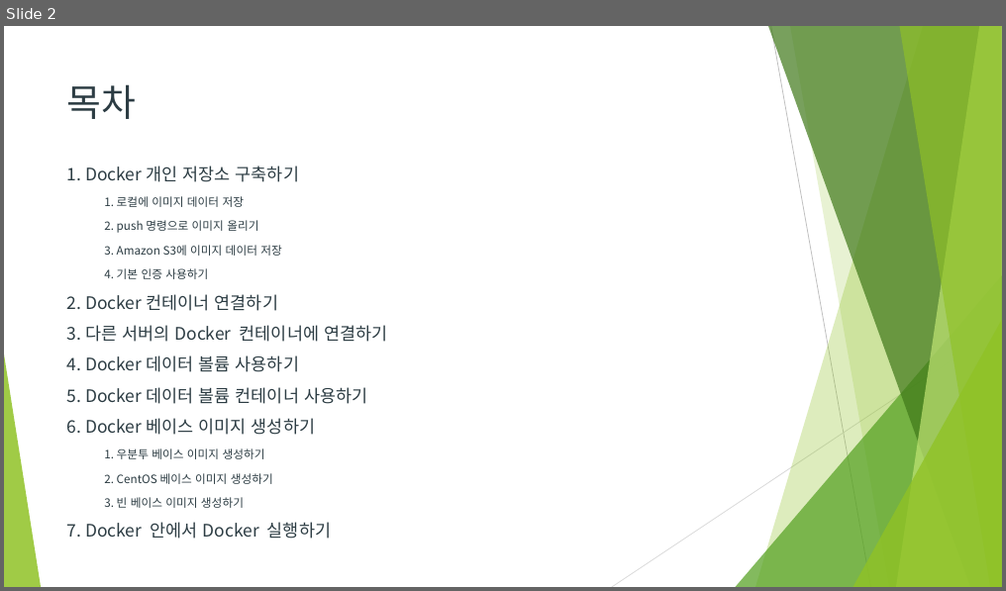
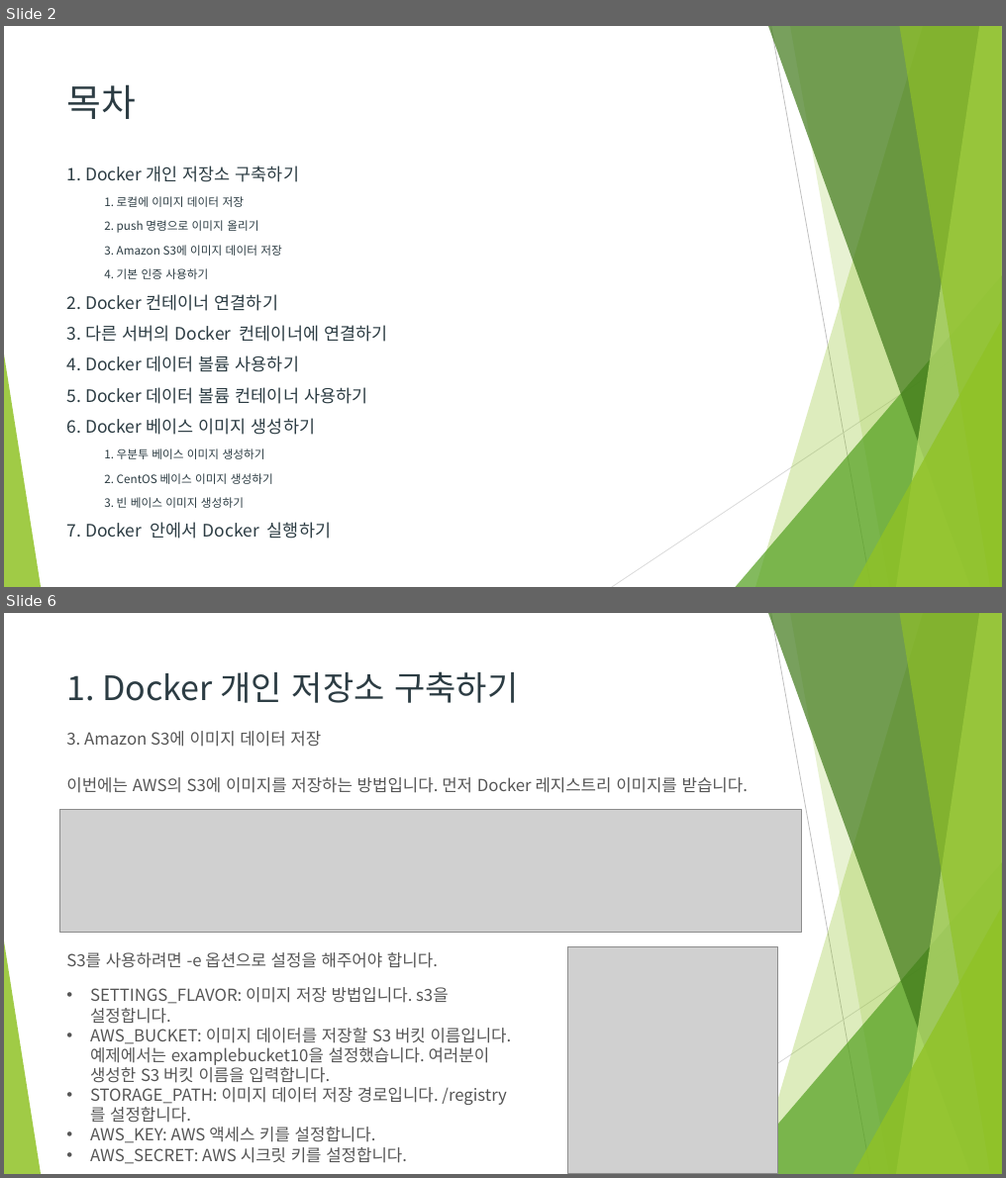
Before and after one commit to Heechul90/Docker, a slide deck: study/06. Docker 좀더 활용하기/Docker 좀더 활용하기.pptx. Shown one above the other, each under a label of ours: slide 2 before the commit, slides 2 and 6 after it; the slides between them are not shown. The pictures are 1006x591 and 1006x1178 pixels, drawn with LibreOffice and Linux fonts; fonts in the diff are those of the drawing; grey boxes stand for pictures. Boxes give left, top, right and bottom in pixels: in the first picture for what was removed or moved away, otherwise in the second. Text is boxed around its words. In the diff, an @@ line names an element or a change of style, - is before the commit and + after.

Commit message:
docker

```diff
--- a/study/06. Docker 좀더 활용하기/Docker 좀더 활용하기.pptx
+++ b/study/06. Docker 좀더 활용하기/Docker 좀더 활용하기.pptx
@@ slide 6 added at [4,613,1002,1174], background #FFFFFF; not listed: 10 template elements that a slide beside it also shows @@
@@ title added at [67,671,518,703], 32.4 pt, text #2C3C43 @@
+1. Docker 개인 저장소 구축하기
@@ text added at [66,731,321,747], 16 pt, text #555555 @@
+3. Amazon S3에 이미지 데이터 저장
@@ text added at [66,777,747,793], 16 pt, text #555555 @@
+이번에는 AWS의 S3에 이미지를 저장하는 방법입니다. 먼저 Docker 레지스트리 이미지를 받습니다.
@@ picture added at [59,810,801,933] @@
@@ text added at [66,953,438,968], 16 pt, text #555555 @@
+S3를 사용하려면 -e 옵션으로 설정을 해주어야 합니다.
@@ picture added at [567,947,778,1174] @@
@@ text added at [90,987,512,1164], 16 pt, text #555555 @@
+• SETTINGS_FLAVOR: 이미지 저장 방법입니다. s3을 설정합니다.
+• AWS_BUCKET: 이미지 데이터를 저장할 S3 버킷 이름입니다. 예제에서는 examplebucket10을 설정했습니다. 여러분이 생성한 S3 버킷 이름을 입력합니다.
+• STORAGE_PATH: 이미지 데이터 저장 경로입니다. /registry를 설정합니다.
+• AWS_KEY: AWS 액세스 키를 설정합니다.
+• AWS_SECRET: AWS 시크릿 키를 설정합니다.
```
Also in this commit, not shown: 8 slides changed, 27 other slides added, 2 other files.
